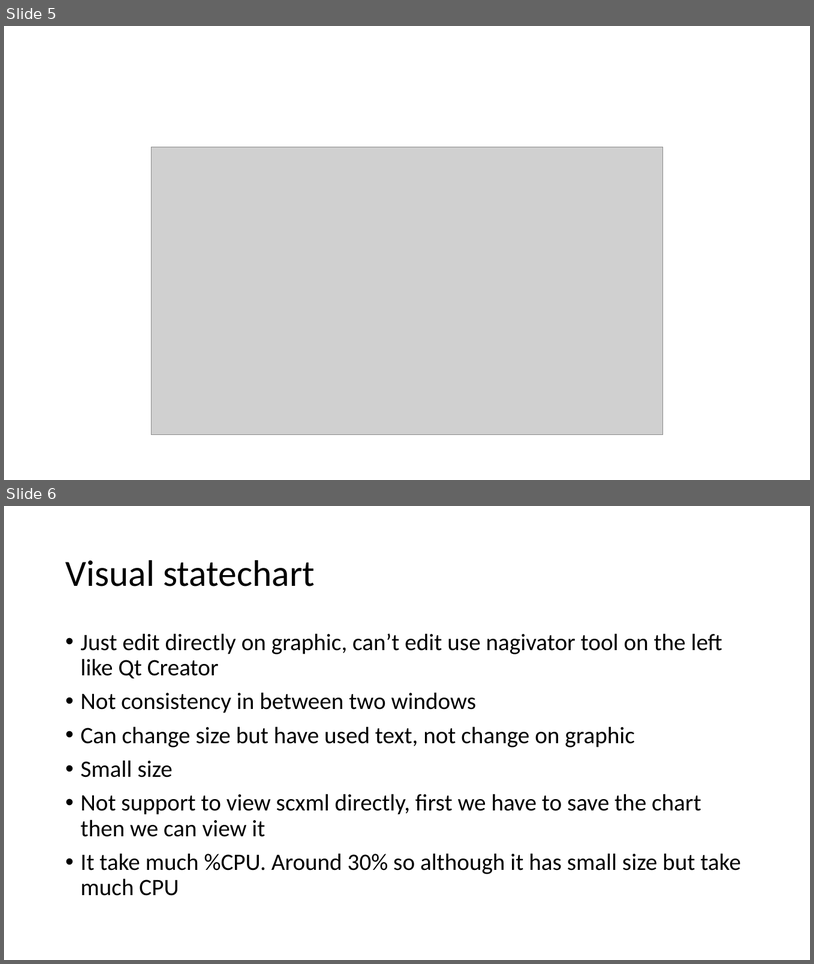
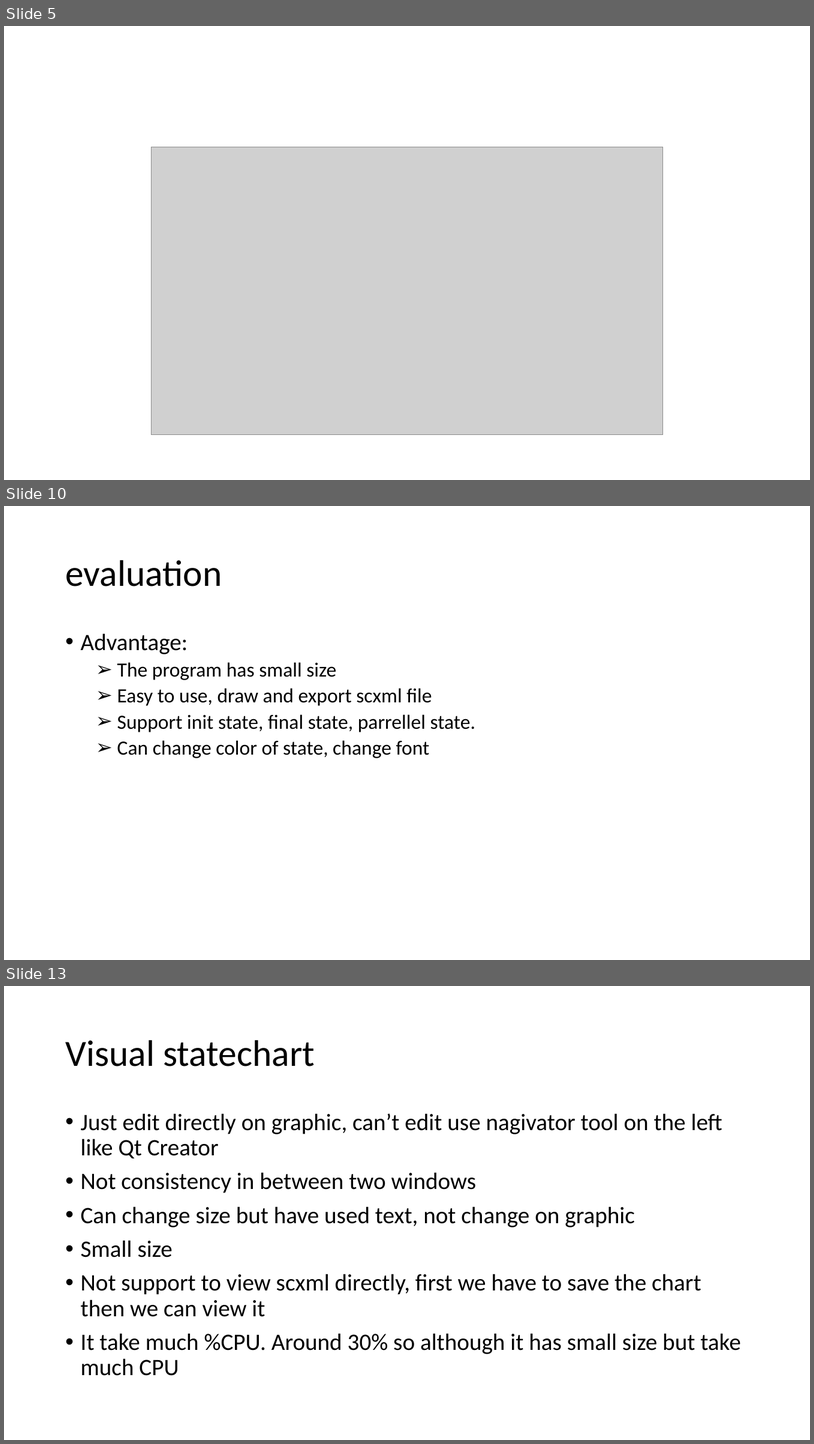
Before and after one commit to tearpolaris/Linux, a slide deck: QT CREATOR.pptx. Shown one above the other, each under a label of ours: slides 5 and 6 before the commit, slides 5, 10 and 13 after it; the slides between them are not shown. The pictures are 814x964 and 814x1444 pixels, drawn with LibreOffice and Linux fonts; fonts in the diff are those of the drawing; grey boxes stand for pictures. Boxes give left, top, right and bottom in pixels: in the first picture for what was removed or moved away, otherwise in the second. Text is boxed around its words. In the diff, an @@ line names an element or a change of style, - is before the commit and + after.

```diff
--- a/QT CREATOR.pptx
+++ b/QT CREATOR.pptx
@@ slide 10 added at <box>4,506,810,960</box>, background #FFFFFF @@
@@ title added at <box>65,560,222,586</box>, 44 pt, text #000000 @@
+evaluation
@@ text added at <box>81,633,476,758</box>, 24 pt, text #000000 @@
+• Advantage:
+  ➢ The program has small size
+  ➢ Easy to use, draw and export scxml file
+  ➢ Support init state, final state, parrellel state.
+  ➢ Can change color of state, change font
@@ what was slide 6 is now slide 13 @@
```
Also in this commit, not shown: 1 slide changed, 9 other slides added.
